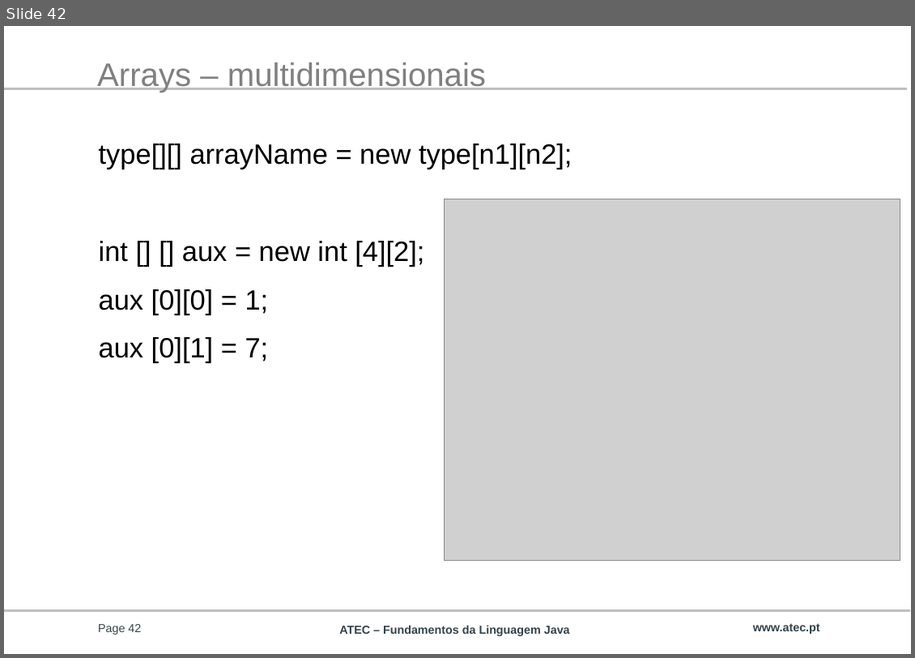
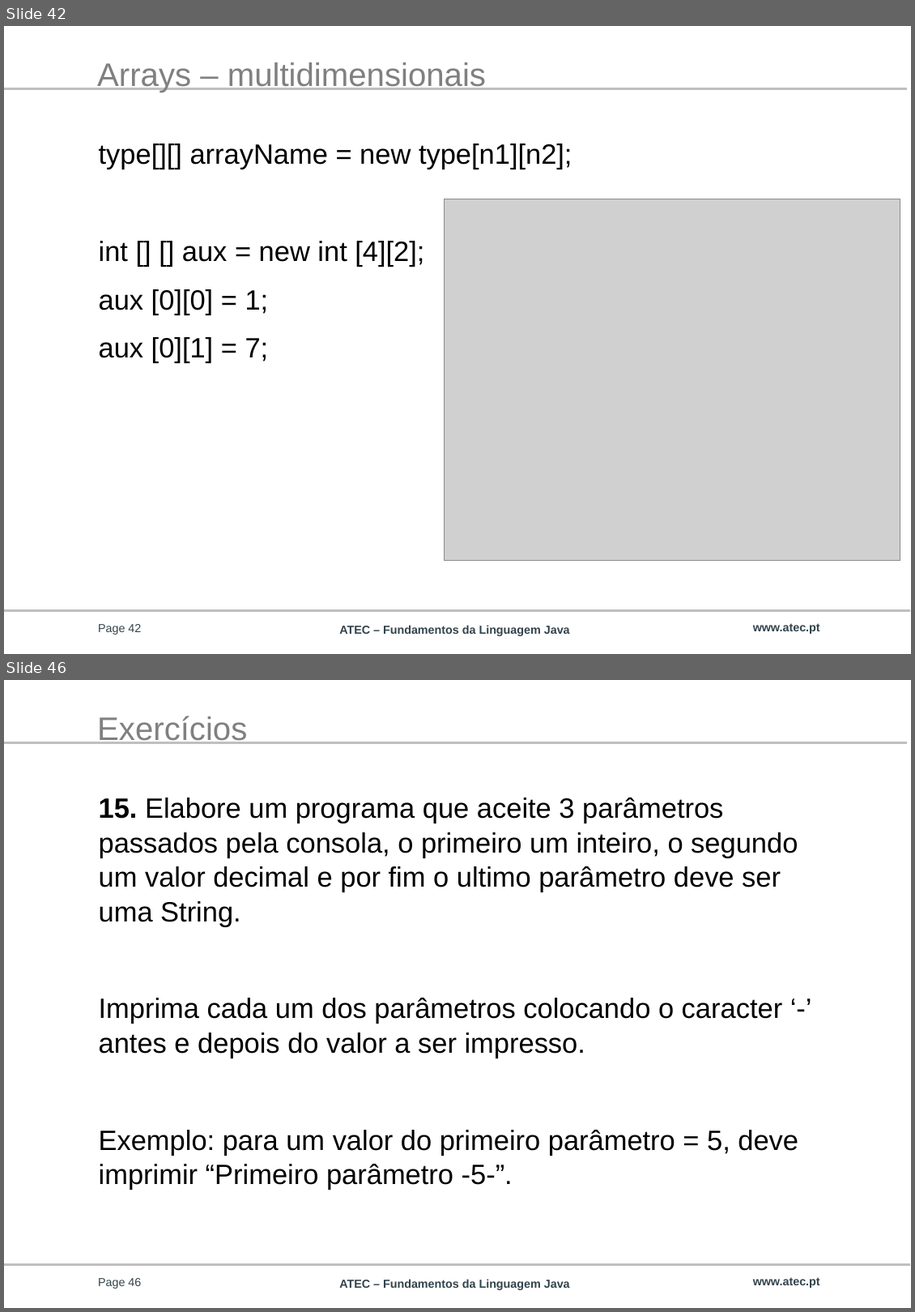
Before and after one commit to afbm08/ATEC_JAVA, a slide deck: FLG 0789.PPTX. Shown one above the other, each under a label of ours: slide 42 before the commit, slides 42 and 46 after it; the slides between them are not shown. The pictures are 915x658 and 915x1312 pixels, drawn with LibreOffice and Linux fonts; fonts in the diff are those of the drawing; grey boxes stand for pictures; background and template pictures are left out. Boxes give left, top, right and bottom in pixels: in the first picture for what was removed or moved away, otherwise in the second. Text is boxed around its words. In the diff, an @@ line names an element or a change of style, - is before the commit and + after.

Commit message:
Novos exercícios

```diff
--- a/FLG 0789.PPTX
+++ b/FLG 0789.PPTX
@@ slide 46 added at (x1=4, y1=680, x2=911, y2=1308), background #FFFFFF; not listed: 3 template elements that a slide beside it also shows @@
@@ title added at (x1=97, y1=716, x2=247, y2=744), 28 pt, text #808080 @@
+Exercícios
@@ text added at (x1=99, y1=797, x2=799, y2=1189), 24 pt, text #000000 @@
+15. Elabore um programa que aceite 3 parâmetros passados pela consola, o primeiro um inteiro, o segundo um valor decimal e por fim o ultimo parâmetro deve ser uma String.
+Imprima cada um dos parâmetros colocando o caracter ‘-’ antes e depois do valor a ser impresso.
+Exemplo: para um valor do primeiro parâmetro = 5, deve imprimir “Primeiro parâmetro -5-”.
@@ page number added at (x1=98, y1=1278, x2=141, y2=1288), 10 pt, text #33434C @@
+Page 46
@@ text added at (x1=753, y1=1277, x2=820, y2=1288), 10 pt, text #33434C, bold @@
+www.atec.pt
```
Also in this commit, not shown: 6 other slides added.
